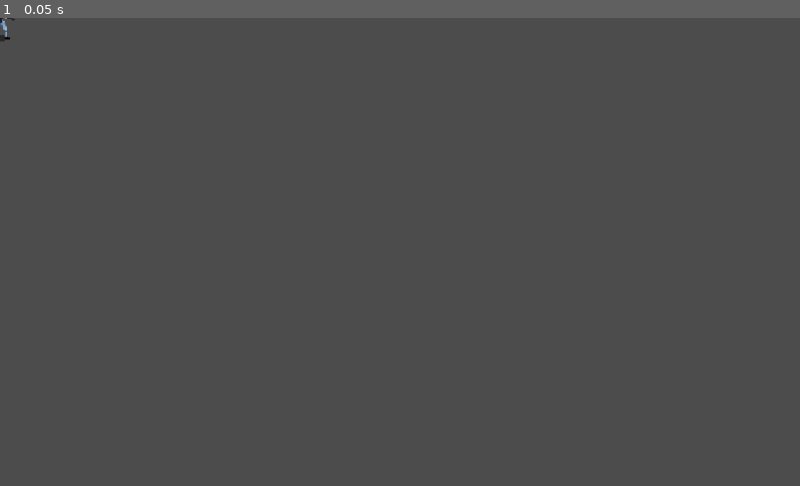
Above: before the commit, frame 1.
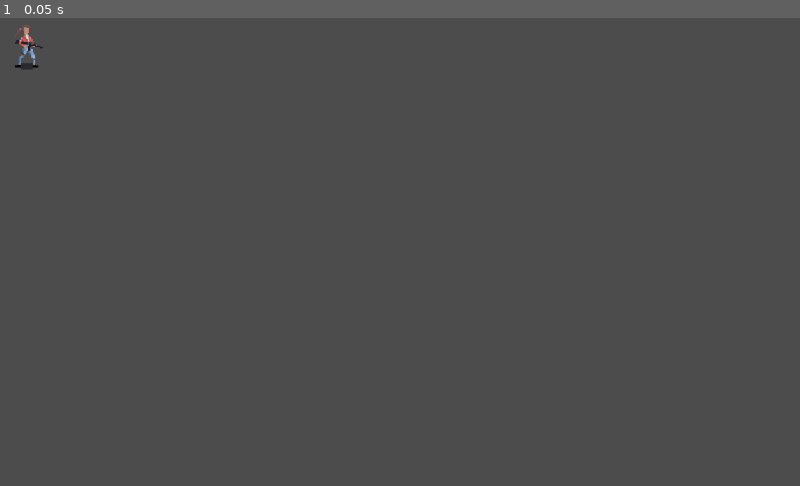
Above: after the commit, the same moment.

Repository: Oliver-Belmont/Project-Headbutt
Game: Godot game, scene res://Scenes/NPCs/Girl/Girl.tscn
Two runs of this game, one before a commit and one after it. Both use one fixed random seed, a clock stepped at 60 frames per second and the inputs below. The project has no main scene, so this scene is started directly.
Inputs:
- Up to frame 1 (0.05 s): no input

The runs differ from the first frame. In frame 1, 0.2% of the frame differs, in the area x 0-6%, y 0-11%.

Commit message:
alteração girl detective

Diff:
--- a/Joguinho/Scenes/NPCs/Detective/Detective.tscn
+++ b/Joguinho/Scenes/NPCs/Detective/Detective.tscn
@@ -63,3 +63,4 @@
 frames = SubResource( 1 )
 animation = "reload"
 frame = 6
+centered = false
--- a/Joguinho/Scenes/NPCs/Girl/Girl.tscn
+++ b/Joguinho/Scenes/NPCs/Girl/Girl.tscn
@@ -102,6 +102,7 @@
 [node name="Sprite" type="Sprite" parent="."]
 scale = Vector2( 0.3, 0.3 )
 texture = ExtResource( 1 )
+centered = false
 vframes = 5
 hframes = 8
 frame = 30
